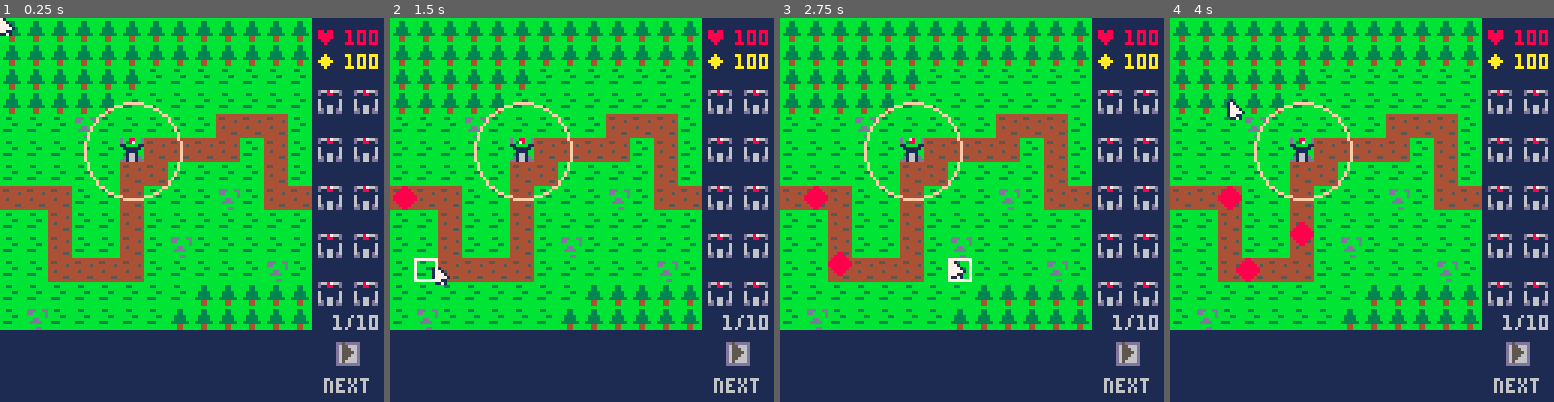
Above: before the commit, frames 1-4 (left to right).
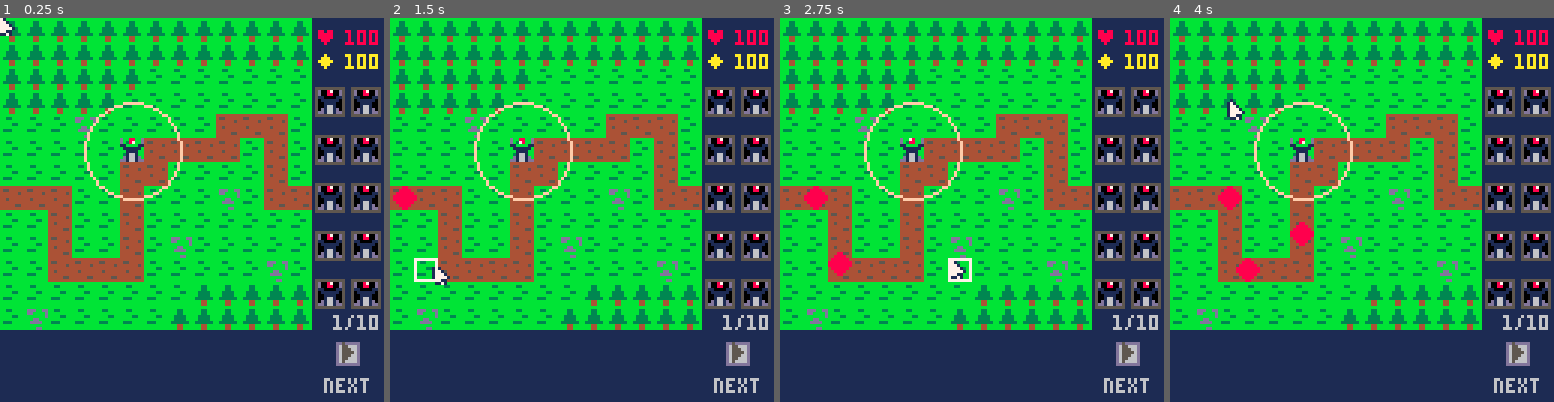
Above: after the commit, the same moments.

Repository: electricbrass/td-pico-8
Game: PICO-8 cartridge td.p8
The game is run twice, just before and just after one commit, with the same random seed, the same clock (stepped at 60 frames per second) and the same inputs.
Inputs (mouse positions are in pixels of both pictures, inside the frame that each line leads up to):
- Up to frame 1 (0.25 s): no input
- Up to frame 2 (1.5 s): click (670, 121) at 0.67 s; click (436, 267) at 1.22 s
- Up to frame 3 (2.75 s): click (887, 114) at 1.77 s; click (952, 259) at 2.32 s
- Up to frame 4 (4 s): click (1404, 106) at 2.87 s; click (1465, 256) at 3.42 s; click (1231, 102) at 3.97 s

The runs differ from the first frame. In frame 1, 3.7% of the frame differs, in the area x 82-100%, y 17-76%; in frame 2, 3.7%; in frame 3, 3.7%; in frame 4, 3.7%.

Commit message:
Improve tower select ui clarity

Diff:
--- a/td.p8
+++ b/td.p8
@@ -27,8 +27,10 @@
 	print("◆",105,12,10)
 	print(cash, 127 - #tostr(cash) * 4,12,10)
 	for i = 0, 64, 16 do
-		rect(106,i+24,113,i+31,6)
-		rect(118,i+24,125,i+31,6)
+		rectfill(105,i+23,114,i+32,0)
+		rectfill(117,i+23,126,i+32,0)
+		rect(105,i+23,114,i+32,5)
+		rect(117,i+23,126,i+32,5)
 		local tl = tower_types[i/16 + 1][2]
 		local tr = tower_types[i/16 + 6][2]
 		spr(tl,106,i+24)
